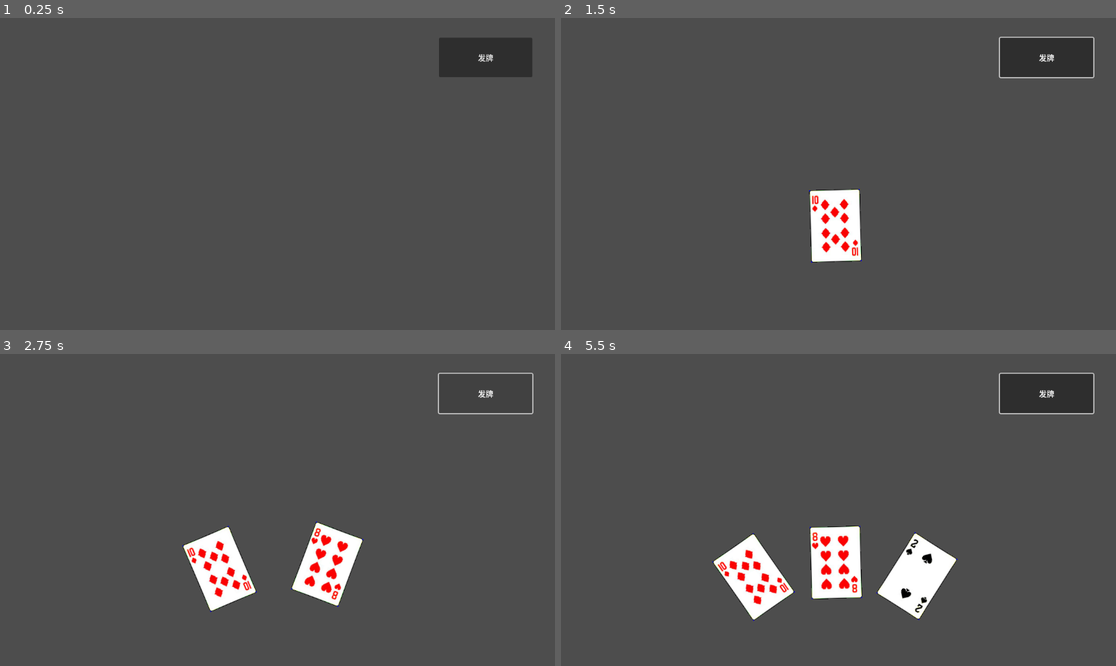
Above: before the commit, frames 1-4 (two rows, left to right).
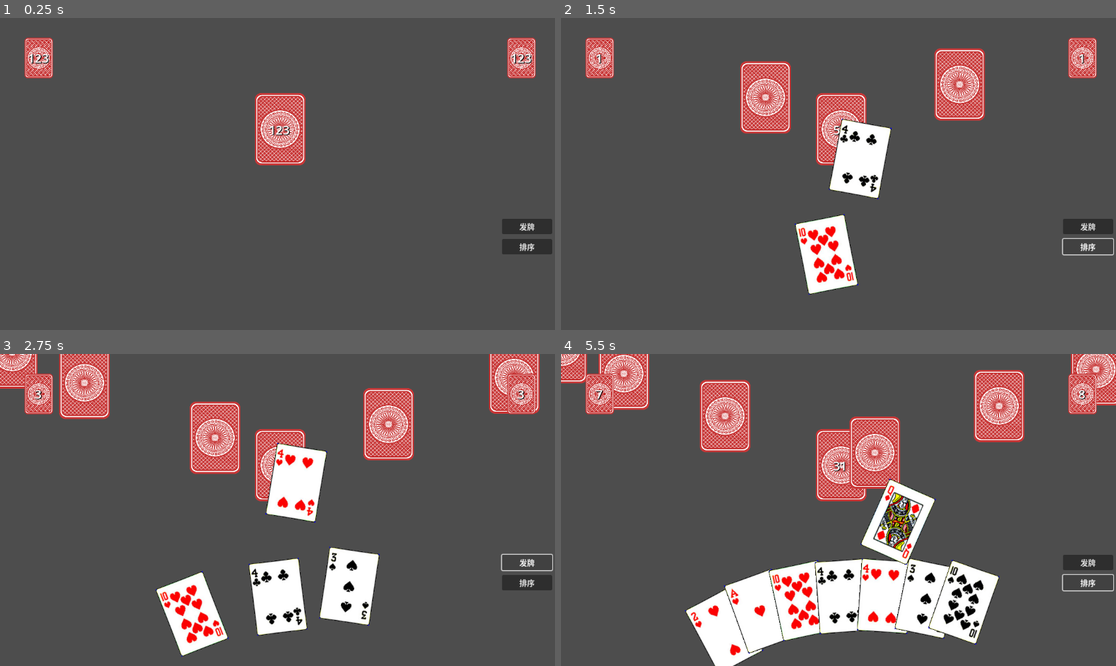
Above: after the commit, the same moments.

Repository: blmz/GODOT-DouDiZhu
Game: Godot game, scene res://场景/手牌管理器.tscn
Two runs of this game, one before a commit and one after it. Both use one fixed random seed, a clock stepped at 60 frames per second and the inputs below. The project has no main scene, so this scene is started directly.
Inputs (mouse positions are in pixels of both pictures, inside the frame that each line leads up to):
- Up to frame 1 (0.25 s): no input
- Up to frame 2 (1.5 s): click "发牌" at 0.5 s; click (1088, 245) at 1.25 s, where only the run after the commit has a clickable "排序"
- Up to frame 3 (2.75 s): click "发牌" at 2 s
- Up to frame 4 (5.5 s): click (1088, 581) at 2.75 s, where only the run after the commit has a clickable "排序"; click "发牌" at 3.5 s; click (1088, 581) at 4.25 s, where only the run after the commit has a clickable "排序"

The runs differ from the first frame. In frame 1, 5.8% of the frame differs, in the area x 4-100%, y 6-76%; in frame 2, 14%; in frame 3, 22%; in frame 4, 28%, in the area x 0-100%, y 0-100%.

Commit message:
发牌功能以及手牌排序
主要添加了发牌的功能，可以按顺序给三家发牌，并自动留三张底牌。增加了手牌排序功能，可以一键按照斗地主的牌大小来进行排序

Diff:
--- a/场景/手牌管理器.tscn
+++ b/场景/手牌管理器.tscn
@@ -1,7 +1,8 @@
-[gd_scene load_steps=5 format=3 uid="uid://d4nkrk234va2i"]
+[gd_scene load_steps=6 format=3 uid="uid://d4nkrk234va2i"]
 
 [ext_resource type="Script" path="res://脚本/手牌管理器.gd" id="1_tnola"]
 [ext_resource type="PackedScene" uid="uid://tautr4ao3iu8" path="res://场景/扑克牌.tscn" id="2_io782"]
+[ext_resource type="PackedScene" uid="uid://c0cg58jpcboa4" path="res://场景/牌数显示.tscn" id="3_dwm8v"]
 
 [sub_resource type="Curve" id="Curve_dg5hf"]
 _data = [Vector2(0, 1), 0.0, 0.0, 0, 0, Vector2(1, 0), 0.0, 0.0, 0, 0]
@@ -9,7 +10,7 @@
 
 [sub_resource type="Curve2D" id="Curve2D_c4sjh"]
 _data = {
-"points": PackedVector2Array(-23.5969, 74.7636, 23.5969, -74.7636, 267, 568.721, -140.817, -1, 140.817, 1, 574, 433, -27.3724, -67.6955, 27.3724, 67.6955, 875, 565.326)
+"points": PackedVector2Array(-49.024, 107.139, 49.024, -107.139, -348, 137.512, -140.817, -1, 140.817, 1, 0, -1.69763, -73.9888, -128.849, 73.9888, 128.849, 345, 130.721)
 }
 point_count = 3
 
@@ -23,39 +24,150 @@
 script = ExtResource("1_tnola")
 "选择上升曲线" = SubResource("Curve_dg5hf")
 "选择分散曲线" = SubResource("Curve_dg5hf")
+"选择分散距离" = 50.0
 "扑克牌" = ExtResource("2_io782")
-"选择分散距离" = 50.0
 
-[node name="手牌点" type="Marker2D" parent="."]
-position = Vector2(577, 719)
+[node name="牌堆牌数显示" parent="." instance=ExtResource("3_dwm8v")]
+layout_mode = 1
+anchor_left = 0.505
+anchor_top = 0.356
+anchor_right = 0.505
+anchor_bottom = 0.356
+offset_left = -52.76
+offset_top = -74.688
+offset_right = 52.24
+offset_bottom = 75.312
 
-[node name="中心点" type="Marker2D" parent="."]
-position = Vector2(577, 254)
+[node name="中心点" type="Control" parent="."]
+layout_mode = 1
+anchor_left = 0.459
+anchor_top = 0.241
+anchor_right = 0.459
+anchor_bottom = 0.241
+offset_left = 0.231995
+offset_top = -0.168015
+offset_right = 0.231995
+offset_bottom = -0.168015
 
-[node name="发牌按钮" type="Button" parent="."]
-layout_mode = 0
-offset_left = 911.0
-offset_top = 41.0
-offset_right = 1105.0
-offset_bottom = 123.0
-text = "发牌"
+[node name="上家点" type="Control" parent="."]
+layout_mode = 1
+anchor_left = -0.135
+anchor_top = -0.205
+anchor_right = -0.135
+anchor_bottom = -0.205
+offset_left = -0.479996
+offset_top = -0.159988
+offset_right = -0.479996
+offset_bottom = -0.159988
 
-[node name="手牌线" type="Path2D" parent="."]
-position = Vector2(10, 223)
+[node name="下家点" type="Control" parent="."]
+layout_mode = 1
+anchor_left = 1.128
+anchor_top = -0.205
+anchor_right = 1.128
+anchor_bottom = -0.205
+offset_left = -0.456055
+offset_top = -0.159988
+offset_right = -0.456055
+offset_bottom = -0.159988
+
+[node name="手牌点" type="Control" parent="."]
+layout_mode = 1
+anchor_left = 0.501
+anchor_top = 1.642
+anchor_right = 0.501
+anchor_bottom = 1.642
+offset_left = -0.151978
+offset_top = -0.0159912
+offset_right = -0.152039
+offset_bottom = -0.0159912
+
+[node name="手牌排列线" type="Control" parent="."]
+layout_mode = 1
+anchor_left = 0.501
+anchor_top = 0.745
+anchor_right = 0.501
+anchor_bottom = 0.745
+offset_left = -0.152039
+offset_top = 0.23996
+offset_right = -0.152039
+offset_bottom = 0.23996
+
+[node name="手牌线" type="Path2D" parent="手牌排列线"]
+position = Vector2(0, -54)
 scale = Vector2(1, 0.589041)
 curve = SubResource("Curve2D_c4sjh")
 
-[node name="手牌线点" type="PathFollow2D" parent="手牌线"]
-position = Vector2(267, 568.721)
+[node name="手牌线点" type="PathFollow2D" parent="手牌排列线/手牌线"]
+position = Vector2(-348, 137.512)
 rotation = -0.454002
 rotates = false
 loop = false
 
+[node name="发牌按钮" type="Button" parent="."]
+layout_mode = 1
+anchors_preset = -1
+anchor_left = 0.905
+anchor_top = 0.644
+anchor_right = 0.995
+anchor_bottom = 0.691
+offset_left = -0.560059
+offset_top = -0.312042
+offset_right = -0.240234
+offset_bottom = 0.231964
+text = "发牌"
+
+[node name="排序按钮" type="Button" parent="."]
+layout_mode = 1
+anchors_preset = -1
+anchor_left = 0.905
+anchor_top = 0.708
+anchor_right = 0.995
+anchor_bottom = 0.756
+offset_left = -0.560059
+offset_top = 0.216003
+offset_right = -0.240234
+offset_bottom = 0.111969
+text = "排序"
+
 [node name="当前选择" type="Label" parent="."]
-layout_mode = 0
-offset_left = 781.0
-offset_top = 41.0
-offset_right = 821.0
-offset_bottom = 64.0
+layout_mode = 1
+anchors_preset = -1
+anchor_left = 0.678
+anchor_top = 0.063
+anchor_right = 0.713
+anchor_bottom = 0.099
+offset_left = -0.0560303
+offset_top = 0.175999
+offset_right = -0.376099
+offset_bottom = -0.152008
 
+[node name="发牌计时器" type="Timer" parent="."]
+wait_time = 0.2
+
+[node name="上家牌数显示" parent="." instance=ExtResource("3_dwm8v")]
+layout_mode = 1
+anchor_left = 0.07
+anchor_top = 0.128
+anchor_right = 0.07
+anchor_bottom = 0.128
+offset_left = -29.64
+offset_top = -41.944
+offset_right = 29.36
+offset_bottom = 42.296
+
+[node name="下家牌数显示" parent="." instance=ExtResource("3_dwm8v")]
+layout_mode = 1
+anchor_left = 0.94
+anchor_top = 0.128
+anchor_right = 0.94
+anchor_bottom = 0.128
+offset_left = -29.8801
+offset_top = -41.944
+offset_right = 29.1199
+offset_bottom = 42.296
+
+[connection signal="item_rect_changed" from="." to="." method="_on_item_rect_changed"]
 [connection signal="button_down" from="发牌按钮" to="." method="_on_发牌按钮_button_down"]
+[connection signal="button_down" from="排序按钮" to="." method="_on_排序按钮_button_down"]
+[connection signal="timeout" from="发牌计时器" to="." method="_on_发牌计时器_timeout"]
--- a/场景/扑克牌.tscn
+++ b/场景/扑克牌.tscn
@@ -10,37 +10,34 @@
 point_count = 2
 
 [node name="扑克牌" type="Panel"]
-offset_right = 1.31999
-offset_bottom = 0.311996
+self_modulate = Color(1, 1, 1, 0)
+offset_left = -52.0
+offset_top = -75.0
+offset_right = 53.0
+offset_bottom = 75.0
+pivot_offset = Vector2(52.5, 75)
 script = ExtResource("1_pdswt")
 "运动曲线" = SubResource("Curve_xfad0")
-"旋转速度" = 50.98
 
 [node name="图片" type="TextureRect" parent="."]
 layout_mode = 0
-offset_left = -52.5
-offset_top = -75.0
-offset_right = 52.5
-offset_bottom = 75.0
+offset_right = 105.0
+offset_bottom = 150.0
 texture = ExtResource("1_glnhf")
 
 [node name="牌背" type="TextureRect" parent="."]
 visible = false
 layout_mode = 0
-offset_left = -52.5
-offset_top = -75.0
-offset_right = 52.5
-offset_bottom = 75.0
+offset_right = 105.0
+offset_bottom = 150.0
 texture = ExtResource("2_tk1yo")
 expand_mode = 1
 
 [node name="选择发光框" type="TextureRect" parent="."]
 visible = false
 layout_mode = 0
-offset_left = -52.0
-offset_top = -75.0
-offset_right = 53.0
-offset_bottom = 75.0
+offset_right = 105.0
+offset_bottom = 150.0
 texture = ExtResource("4_ymp43")
 expand_mode = 1
 
--- /dev/null
+++ b/场景/牌数显示.tscn
@@ -0,0 +1,35 @@
+[gd_scene load_steps=4 format=3 uid="uid://c0cg58jpcboa4"]
+
+[ext_resource type="Texture2D" uid="uid://dct4pt82mxnaa" path="res://UI图片/扑克牌背.png" id="1_k4t3j"]
+[ext_resource type="Script" path="res://脚本/牌数显示.gd" id="2_1dicf"]
+
+[sub_resource type="LabelSettings" id="LabelSettings_maokf"]
+font_size = 25
+shadow_size = 2
+shadow_color = Color(0.00392157, 0, 0.00392157, 1)
+
+[node name="牌数显示" type="TextureRect"]
+anchors_preset = -1
+anchor_right = 0.05
+anchor_bottom = 0.13
+offset_left = -30.0
+offset_top = -42.0
+offset_right = -28.6
+offset_bottom = -42.24
+pivot_offset = Vector2(30, 42)
+texture = ExtResource("1_k4t3j")
+expand_mode = 1
+script = ExtResource("2_1dicf")
+
+[node name="牌数" type="Label" parent="."]
+layout_mode = 1
+anchors_preset = -1
+anchor_top = 0.24
+anchor_right = 0.971
+anchor_bottom = 0.793
+offset_right = 0.0449905
+offset_bottom = 0.0499954
+text = "123"
+label_settings = SubResource("LabelSettings_maokf")
+horizontal_alignment = 1
+vertical_alignment = 1
--- a/脚本/手牌管理器.gd
+++ b/脚本/手牌管理器.gd
@@ -1,22 +1,45 @@
 extends Control
 
+#UI
 @onready var 手牌点 = $"手牌点"
 @onready var 中心点 = $"中心点"
 @onready var 发牌按钮=$"发牌按钮"
-@onready var 手牌线点 = $"手牌线/手牌线点"
+@onready var 手牌线点 = $"手牌排列线/手牌线/手牌线点"
 @onready var 当前选择 = $"当前选择"
 
+#曲线
 @export var 选择上升曲线:Curve
 @export var 选择分散曲线:Curve
-@export var 扑克牌:PackedScene
-@export var 手牌列表:Array[Node]
 @export_range(0,100) var 选择上升距离:float
 @export_range(0,100) var 选择分散距离:float
 
+#发牌相关
+@onready var 发牌计时器 = $"发牌计时器"
+@onready var 上家点 = $"上家点"
+@onready var 下家点 = $"下家点"
+@onready var 牌堆牌数显示 = $"牌堆牌数显示"
+@onready var 上家牌数显示 = $"上家牌数显示"
+@onready var 下家牌数显示 = $"下家牌数显示"
+
+#扑克牌场景
+@export var 扑克牌:PackedScene
+
+#牌堆
 var 点数列表:Array[String] = ["3", "4", "5", "6", "7", "8", "9", "10", "J", "Q", "K", "A", "2", "小王", "大王"]
 var 花色列表:Array[String] = ["红桃","方片","黑桃","梅花"]
+var 初始牌堆:Array[扑克牌类]
 
-var 初始牌堆:Array[扑克牌类]
+#手牌列表
+var 玩家手牌列表:Array[Node]#玩家牌UI列表
+var 玩家牌列表:Array[扑克牌类]#玩家牌列表
+var 上家手牌列表:Array[Node]#上家牌UI列表
+var 上家牌列表:Array[扑克牌类]#上家牌列表
+var 下家手牌列表:Array[Node]#下家牌UI列表
+var 下家牌列表:Array[扑克牌类]#下家牌列表
+
+#发牌相关
+var 是否发牌:=false
+var 发牌数:=0
 
 var 当前选择牌:Node:
 	set(值):#当值被改变时执行函数
@@ -28,16 +51,17 @@
 
 #重新把牌移动到位置列表中对应的位置
 func 重置位置(位置列表:Array[Vector2]):
-	if (位置列表.size()!=手牌列表.size()):
+	if (位置列表.size()!=玩家手牌列表.size()):
 		printerr("位置列表和手牌列表数量不对等!")
 		return 0
-	for i in range(0,手牌列表.size()):
-		手牌列表[i].移动到(位置列表[i])
-		手牌列表[i].旋转到(位置列表[i].angle_to_point(手牌点.position)/(2*PI)*360-90)
+	for i in range(0,玩家手牌列表.size()):
+		玩家手牌列表[i].移动到(位置列表[i])
+		玩家手牌列表[i].旋转到(位置列表[i].angle_to_point(手牌点.position)/(2*PI)*360-90)
 
+#选择手牌后重新计算所有牌的位置
 func 选牌位置计算(选牌:Node)->Array[Vector2]:
-	var 手牌数量 = 手牌列表.size()
-	var 选牌编号 = 手牌列表.find(选牌)
+	var 手牌数量 = 玩家手牌列表.size()
+	var 选牌编号 = 玩家手牌列表.find(选牌)
 	var 计算后位置 :Array[Vector2]=计算位置(手牌数量)
 	var 左右最大牌数 =float(max(选牌编号,手牌数量-选牌编号-1))
 	var 曲线段长:float = 1.0/(左右最大牌数*2.0)
@@ -45,62 +69,74 @@
 		if (选牌编号-距中段数>=0):
 			手牌线点.progress_ratio=1.0/(手牌数量+1)*(选牌编号-距中段数+1)
 			手牌线点.progress -= 选择分散距离*选择分散曲线.sample(曲线段长*距中段数)
-			计算后位置[选牌编号-距中段数]=手牌线点.position
+			计算后位置[选牌编号-距中段数]=手牌线点位置()
 		if (选牌编号+距中段数<=手牌数量-1):
 			手牌线点.progress_ratio=1.0/(手牌数量+1)*(选牌编号+距中段数+1)
 			手牌线点.progress += 选择分散距离*选择分散曲线.sample(曲线段长*距中段数)
-			计算后位置[选牌编号+距中段数]=手牌线点.position
-	#选牌显示排序(选牌编号)
-	#for i in range(-3,4):
-		#if(选牌编号+i<0 or 选牌编号+i>手牌数量-1):
-			#continue
-		#计算后位置[选牌编号+i].y-=选择上升距离*选择上升曲线.sample((1.0/6.0)*(i+3))
-		#print("i:",i,"  选牌编号:",选牌编号," ， 曲线点数：",选择上升曲线.sample(1.0/6.0)*(i+3))
+			计算后位置[选牌编号+距中段数]=手牌线点位置()
 	return 计算后位置
 
-func 选牌显示排序(选牌位置=0):
-	var 层数=0
-	for i in range(选牌位置):
-		手牌列表[i].z_index=层数
+#从左到右重新排序手牌的显示z_index排序
+func 手牌显示排序():
+	var 层数=0;
+	for 手牌 in 玩家手牌列表:
+		手牌.z_index=层数
 		层数+=1
-	for i in range(选牌位置+1,手牌列表.size()):
-		层数-=1
-		手牌列表[i].z_index=层数
-	手牌列表[选牌位置].z_index=99
 
-#按手牌数量在手牌线上计算每一个牌的位置点，使其平均分布在线上
+#按手牌数量在手牌线上计算每一个牌的位置点，使其平均分布在手牌排列线上
 func 计算位置(手牌数量:int)->Array[Vector2]:
 	var 位置列表:Array[Vector2]
 	var 分段长:float=1.0/(手牌数量+1)
 	for i in range(1,手牌数量+1):
 		手牌线点.progress_ratio=分段长*i
-		位置列表.append(手牌线点.position)
-		手牌列表[i-1].z_index=0
+		位置列表.append(手牌线点位置())
+	手牌显示排序()
 	return 位置列表
 
-func 发牌(牌型:扑克牌类,位置:Vector2=手牌点.position,正面=true):
+#返回手牌线点的绝对位置
+func 手牌线点位置()->Vector2:
+	var 位置:Vector2=手牌线点.position+手牌线点.get_parent().position+手牌线点.get_parent().get_parent().position
+	return 位置
+
+#给玩家发一张扑克牌
+func 玩家发牌(牌型:扑克牌类):
 	var 牌=扑克牌.instantiate()
 	add_child(牌)
 	牌.connect("鼠标进入",鼠标进入手牌)
 	牌.connect("鼠标离开",鼠标离开手牌)
+	牌.更新牌(牌型)
+	玩家手牌列表.append(牌)
+
 	牌.position=中心点.position
 	牌.rotation_degrees=0
+	重置位置(计算位置(玩家手牌列表.size()))
+
+#给对家发一张扑克牌
+func 对家发牌(对家:Node,牌型:扑克牌类):
+	var 牌=扑克牌.instantiate()
+	对家.add_child(牌)
 	牌.更新牌(牌型)
-	if!正面:
-		牌.翻面()
-	手牌列表.append(牌)
-	重置位置(计算位置(手牌列表.size()))
+	match 对家.name:
+		"上家点":上家牌列表.append(牌型)
+		"下家点":下家牌列表.append(牌型)
+	牌.翻面()
+	牌.position=中心点.position-对家.position
+	牌.rotation_degrees=0
+	牌.移动到(对家.position-对家.position)
 
+#把玩家的手牌按照斗地主的牌大小从右到左排列
 func 排序手牌():
-	var 手牌复制:Array[Node]=手牌列表
-	var 位置列表:Array[Vector2]=计算位置(手牌复制.size())
+	var 手牌复制:Array[Node]=玩家手牌列表
 	var 空列表:Array[Node]
-
 	for 点数 in 点数列表:
 		for 复制牌 in 手牌复制:
-			if(复制牌.点数==点数):
-				pass
+			if(复制牌.牌.点数==点数):
+				空列表.append(复制牌)
+	空列表.reverse()
+	玩家手牌列表=空列表
+	重置位置(计算位置(玩家手牌列表.size()))
 
+#创建一副扑克牌，并打乱它
 func 初始化牌堆():
 	for 花色 in 花色列表:
 		for i in range(13):
@@ -111,6 +147,24 @@
 	初始牌堆.shuffle()#打乱牌堆
 	#print(初始牌堆,"牌堆大小为",初始牌堆.size())
 
+#给所有玩家发牌
+func 发牌():
+	if(初始牌堆.size()==3):
+		return 0
+	var 位置数=发牌数%3
+	match 位置数:
+		0:玩家发牌(初始牌堆.pop_front())
+		1:对家发牌(下家点,初始牌堆.pop_front())
+		2:对家发牌(上家点,初始牌堆.pop_front())
+	发牌数+=1
+	牌堆牌数显示.更新牌数(初始牌堆.size())
+	下家牌数显示.更新牌数(下家牌列表.size())
+	上家牌数显示.更新牌数(上家牌列表.size())
+
+
+func _ready():
+	初始化牌堆()
+
 func 鼠标进入手牌(对象:Panel):
 	当前选择牌=对象
 	对象.z_index=99
@@ -119,10 +173,24 @@
 func 鼠标离开手牌(对象:Panel):
 	当前选择牌=null
 	对象.top_level=false
-	重置位置(计算位置(手牌列表.size()))
+	重置位置(计算位置(玩家手牌列表.size()))
 
 func _on_发牌按钮_button_down():
-	发牌(初始牌堆.pop_back())
+	是否发牌=true
+	发牌计时器.start()
 
-func _ready():
-	初始化牌堆()
+func _on_排序按钮_button_down():
+	排序手牌()
+	手牌显示排序()
+
+
+func _on_发牌计时器_timeout():
+	if(!是否发牌):
+		发牌计时器.stop()
+		是否发牌=false
+	else:
+		发牌()
+
+func _on_item_rect_changed():
+	重置位置(计算位置(玩家手牌列表.size()))
+	pass # Replace with function body.
--- a/脚本/扑克牌.gd
+++ b/脚本/扑克牌.gd
@@ -22,24 +22,25 @@
 
 var 文件地址="res://扑克牌图片/"
 var 牌:扑克牌类
-var 是否正面=true
 
-func 更新牌(牌参数):
+func 更新牌(牌参数:扑克牌类):
 	if(牌参数!=null):
 		牌=牌参数
 		图片.texture=load(文件地址+牌.花色+牌.点数+".jpg")
 
+#调整手牌正反面
 func 翻面():
-	图片.visible=!是否正面
-	牌背.visible=是否正面
-	是否正面=!是否正面
+	图片.visible=false
+	牌背.visible=true
 
+#移动命令发布
 func 移动到(位置:Vector2):
 	目标位置=位置
 	目标距离 = position.distance_to(位置)
 	运动方向 = (位置-position).normalized()
 	是否运动=true
 
+#移动动作,每一帧进行
 func 移动(delta):
 	if 是否运动:
 		var 移动进度=(目标距离-position.distance_to(目标位置))/目标距离
@@ -48,6 +49,7 @@
 		if(移动进度>=0.99):
 			是否运动=false
 
+#旋转命令发布
 func 旋转到(角度:float=0):
 	if (rotation_degrees>180):
 		rotation_degrees-=360
@@ -61,6 +63,7 @@
 	if(角度差值!=0):
 		是否旋转=true
 
+#旋转动作,每一帧进行
 func 旋转(delta):
 	if 是否旋转:
 		if(角度差值>0):
@@ -78,9 +81,6 @@
 			if(旋转进度>=0.999):
 				是否旋转=false
 
-func 选中发光():
-	pass
-
 func 鼠标进了():
 	鼠标进入.emit(self)
 	选择发光框.visible=true
--- /dev/null
+++ b/脚本/牌数显示.gd
@@ -0,0 +1,6 @@
+extends TextureRect
+
+@onready var 牌数 = $"牌数"
+
+func 更新牌数(数量:int):
+	牌数.text=str(数量)
